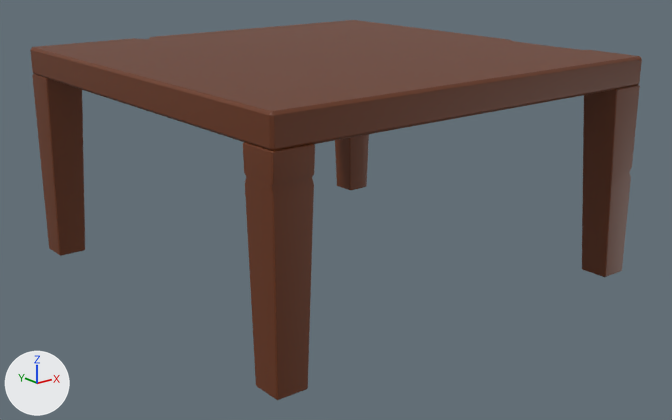
What one commit did to the glTF model src/assets/stage.gltf.
The view is the same before and after, from a camera (50 mm lens) standing at (-2.32, -2.78, 0.68) and looking at (-0.03, 0.09, -0.47). Every picture has the same lights, and +X, +Y and +Z are marked at lower left. Where no turn or scale is listed for an object, it has been applied to the vertices. Vertices at the same position are counted once.

Script lines for the objects in view, before the commit:
```python
me_mesh_006 = bpy.data.meshes.new('Mesh.006')
me_mesh_006.from_pydata(...)  # 660 vertices, 1300 faces; spans x -0.89..0.85, y -0.7..1.04, z -0.71..0.17
me_mesh_006.materials.append(mat_material_002)  # brown #683315
ob_table = bpy.data.objects.new('table', me_mesh_006)
ob_table.location = (0.0, 0.0, 0.0)
```
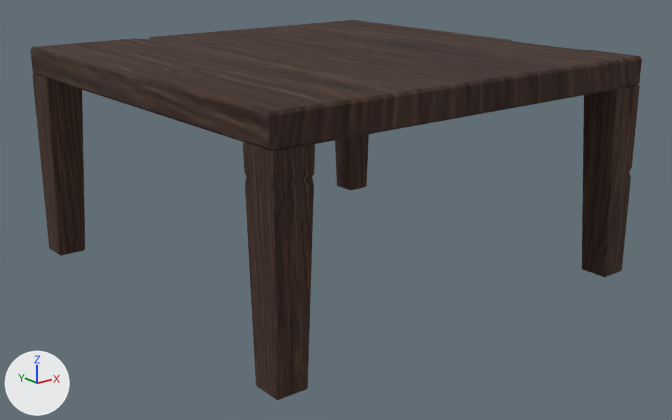
The newer file is also rescaled (x0.989), turned or shifted as a whole; pictures and numbers use the older file's frame.

What differs and where, as boxes (x1, y1, x2, y2) in the pictures (672 x 420 px):
part 1 of me_mesh_006, built on: (30, 20, 636, 150) in both
part 2 of me_mesh_006, recoloured: (32, 37, 642, 400) in both

What the commit changed:
Picture 'phong6_Base_color' (img_phong6_base_color) is new.
Picture 'phong6_Normal_OpenGL' (img_phong6_normal_opengl) is new.
Material 'phong6' (mat_phong6) is new.
Uses the picture img_phong6_base_color.
Uses the picture img_phong6_normal_opengl.
me_mesh_006 is used by ob_table; location (0.0, 0.0, 0.0).
me_mesh_006 had 660 vertices, 1300 faces and spanned x -0.89..0.85, y -0.7..1.04, z -0.71..0.17.
me_mesh_006 now has 708 vertices, 1396 faces and spans x -0.89..0.85, y -0.7..1.04, z -0.71..0.17.
Part 1, on me_mesh_006:
102 faces are deleted.
28 vertices are added at x -0.89..0.85, y -0.56..-0.03, z 0.06..0.17.
20 new vertices lie (0.0, 0.12, 0.0) away from vertices in x -0.89..0.85, y -0.69, z 0.06..0.17.
198 new faces join them.
me_mesh_006 part 2: 1198 faces spanning x -0.89..0.85, y -0.7..1.04, z -0.71..0.17 switch from mat_material_002 (brown #683315) to mat_phong6.
